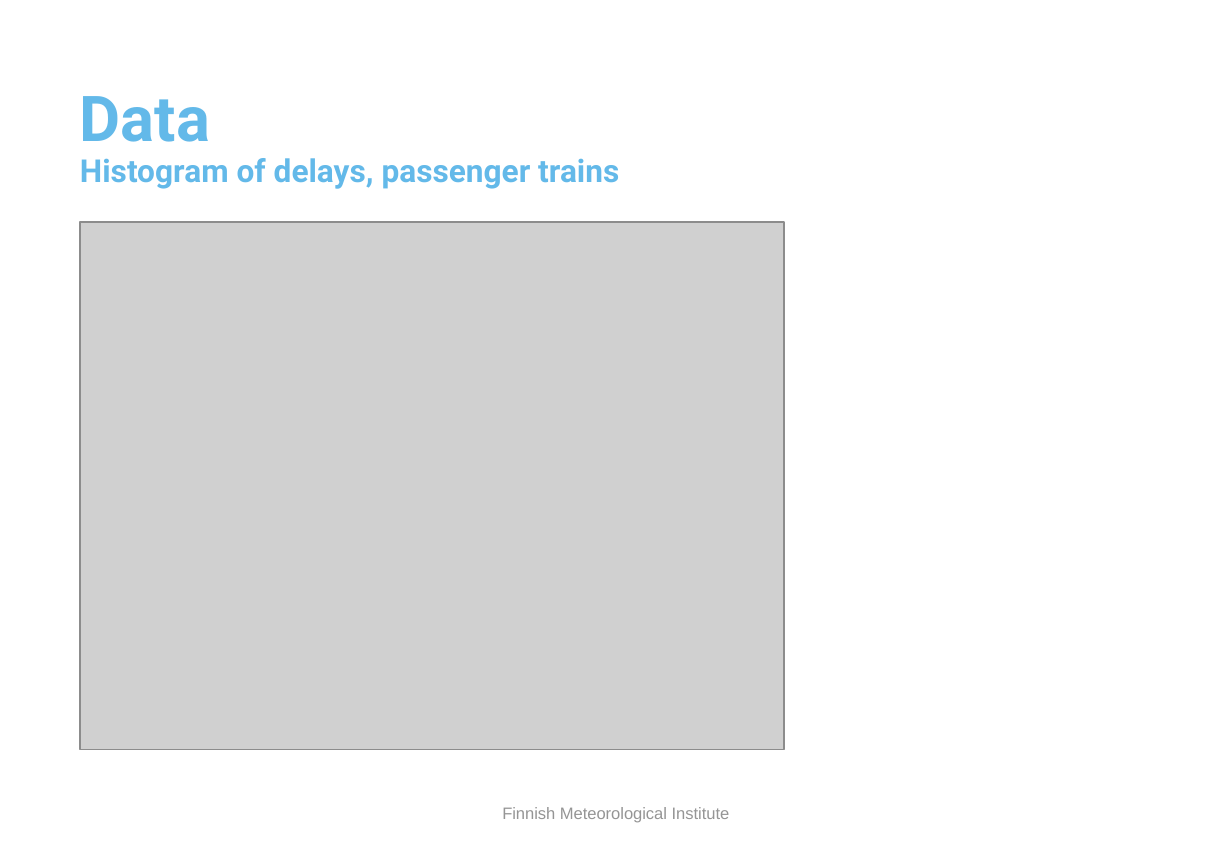
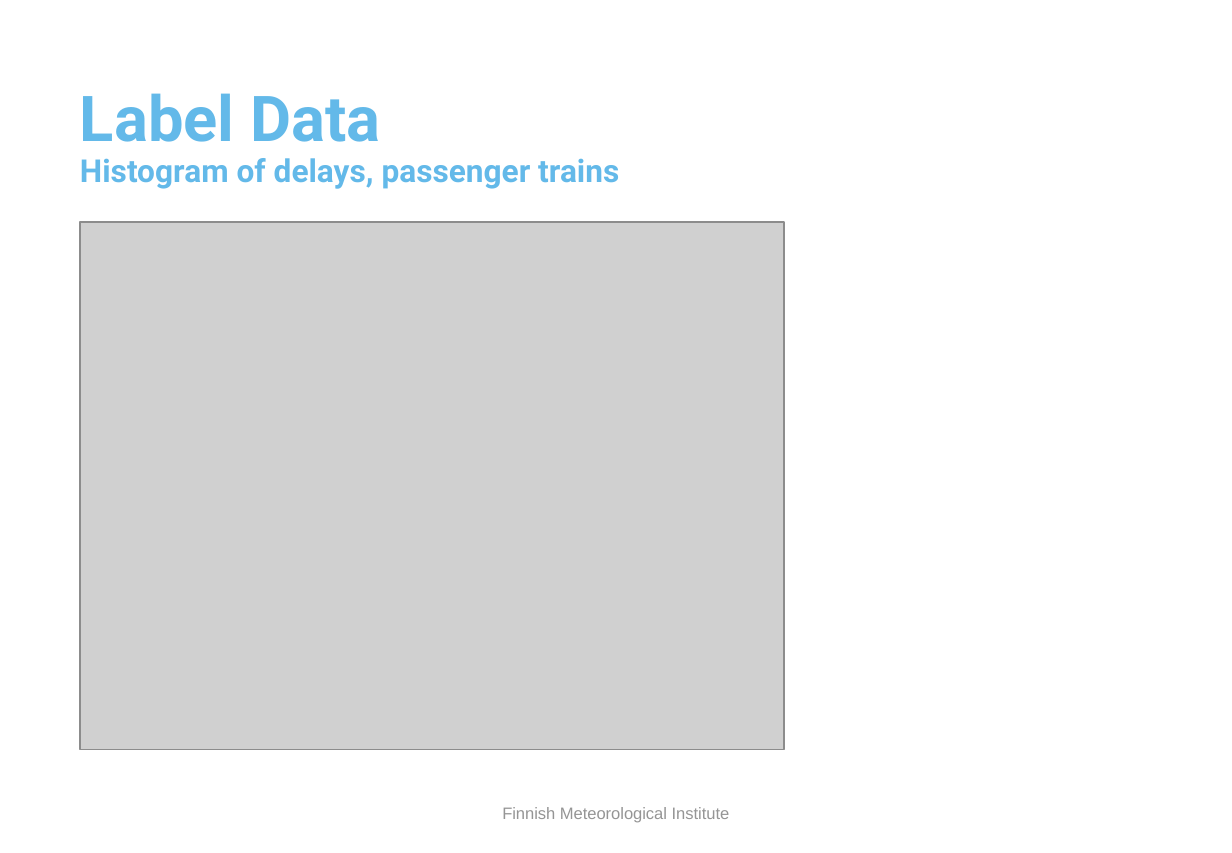
Before and after one commit to fmidev/trains, a slide deck: slide 6 of material/trains_technical.pptx (slide 7 before the commit). Drawn at 1232x853 pixels with LibreOffice and Linux fonts; fonts in the diff are those of the drawing; grey boxes stand for pictures; background and template pictures are left out. Boxes give left, top, right and bottom in pixels: in the first picture for what was removed or moved away, otherwise in the second. Text is boxed around its words. In the diff, an @@ line names an element or a change of style, - is before the commit and + after.

```diff
--- a/material/trains_technical.pptx
+++ b/material/trains_technical.pptx
@@ title at [80, 93, 619, 189]: text changed @@
-Data
-Histogram of delays, passenger trains
+Label Data
+Histogram of delays, passenger trains
```
Also in this commit, not shown: 8 other slides changed, 4 slides added, 1 slide removed, 16 other files.
